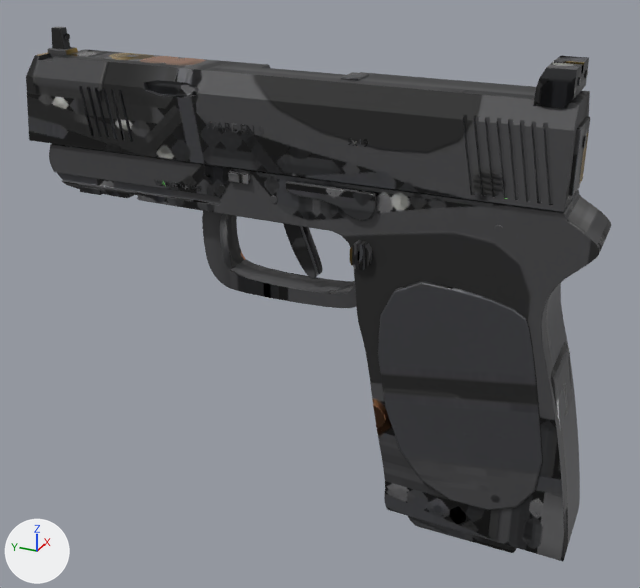
One commit to the glTF model packages/fps-client/src/viewmodel/assets/pistol.glb: the scene before it, then after it.
Before and after are seen from a 50 mm lens placed at (-0.254, -0.086, 0.082), pointed at (0.001, 0.029, -0.045). The axes (+X, +Y, +Z) are drawn at lower left. The lights are the same throughout. The first picture is the older version. Vertices at exactly the same position are counted once.

The older version as bpy lines, for what is in view:
```python
me_body = bpy.data.meshes.new('body')
me_body.from_pydata(...)  # 6058 vertices, 12028 faces; spans x -0.015..0.015, y -0.065..0.129, z -0.116..0.0
# faces by material slot: [9868, 708, 680, 772]
me_body.materials.append(mat_polymer_001)
me_body.materials.append(mat_stipple_001)
me_body.materials.append(mat_steel_001)
me_body.materials.append(mat_nitride_001)
me_slide = bpy.data.meshes.new('slide')
me_slide.from_pydata(...)  # 7657 vertices, 15222 faces; spans x -0.013..0.014, y -0.094..0.096, z -0.015..0.023
# faces by material slot: [10810, 714, 138, 188, 104, 52, 3216]
me_slide.materials.append(mat_nitride_001)
me_slide.materials.append(mat_steel_001)
me_slide.materials.append(mat_blued_001)
me_slide.materials.append(mat_polymer_001)
me_slide.materials.append(mat_white_paint_001)
me_slide.materials.append(mat_green_insert_001)
me_slide.materials.append(mat_engraving_001)
ob_body = bpy.data.objects.new('body', me_body)
ob_body.location = (0.0, 0.0, 0.0)
ob_slide = bpy.data.objects.new('slide', me_slide)
ob_slide.location = (0.0, 0.04, 0.016)
```
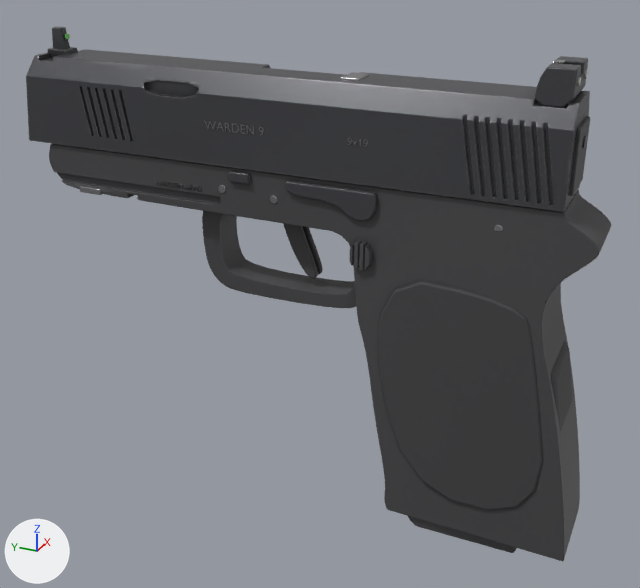
Pixel boxes (x1, y1, x2, y2) of what changed, in the pictures (640 x 588 px; the box of a moved part takes in the faces that stretch with it):
part 1 of me_body, surface changed: (50, 144, 608, 561) in both
part 2 of me_slide, moved or reshaped: before (534, 56, 589, 109); after (535, 56, 588, 108)
part 3 of me_slide, moved or reshaped: before (51, 28, 69, 49); after (52, 27, 69, 49)
part 4 of me_slide, surface changed (lighter): (26, 34, 590, 206) in both

What changed in the scene script:
```text
Change me_body:
    where me_body.from_pydata(...)  # 6058 vertices, 12028 faces; spans x -0.015..0.015, y -0.065..0.129, z -0.116..0.0
    used by ob_body; location = (0.0, 0.0, 0.0)
    me_body part 1: texture (UV) coordinates of 12026 of 12028 faces, centred in x -0.015..0.015, y -0.065..0.129, z -0.116..0.0, changed; they spanned u 0.0..1.0, v 0.0..0.99 and now span u 0.0..1.0, v 0.0..0.99
Change me_slide:
    used by ob_slide; location = (0.0, 0.04, 0.016)
    remove me_slide.from_pydata(...)  # 7657 vertices, 15222 faces; spans x -0.013..0.014, y -0.094..0.096, z -0.015..0.023
    add me_slide.from_pydata(...)  # 7659 vertices, 15226 faces; spans x -0.013..0.014, y -0.094..0.096, z -0.015..0.023
    me_slide part 2: 43 vertices moved from x -0.01..0.006, y -0.091..-0.081, z 0.018..0.023 to x -0.006..0.006, y -0.091..-0.081, z 0.018..0.023; 230 vertices removed from x -0.01..0.01, y -0.091..-0.08, z 0.012..0.023; 232 vertices added at x -0.009..0.009, y -0.09..-0.08, z 0.012..0.023
    me_slide part 3: 5 vertices moved within x -0.001..0.001, y 0.084..0.09, z 0.015..0.02; 51 vertices removed from x -0.002..0.002, y 0.084..0.09, z 0.013..0.022; 51 vertices added at x -0.001..0.001, y 0.084..0.09, z 0.013..0.022
    me_slide part 4: 12299 kept faces spanning x -0.013..0.014, y -0.094..0.096, z -0.015..0.023 get new texture (UV) coordinates
    other edits to the shape of me_slide do not show in these pictures
```
